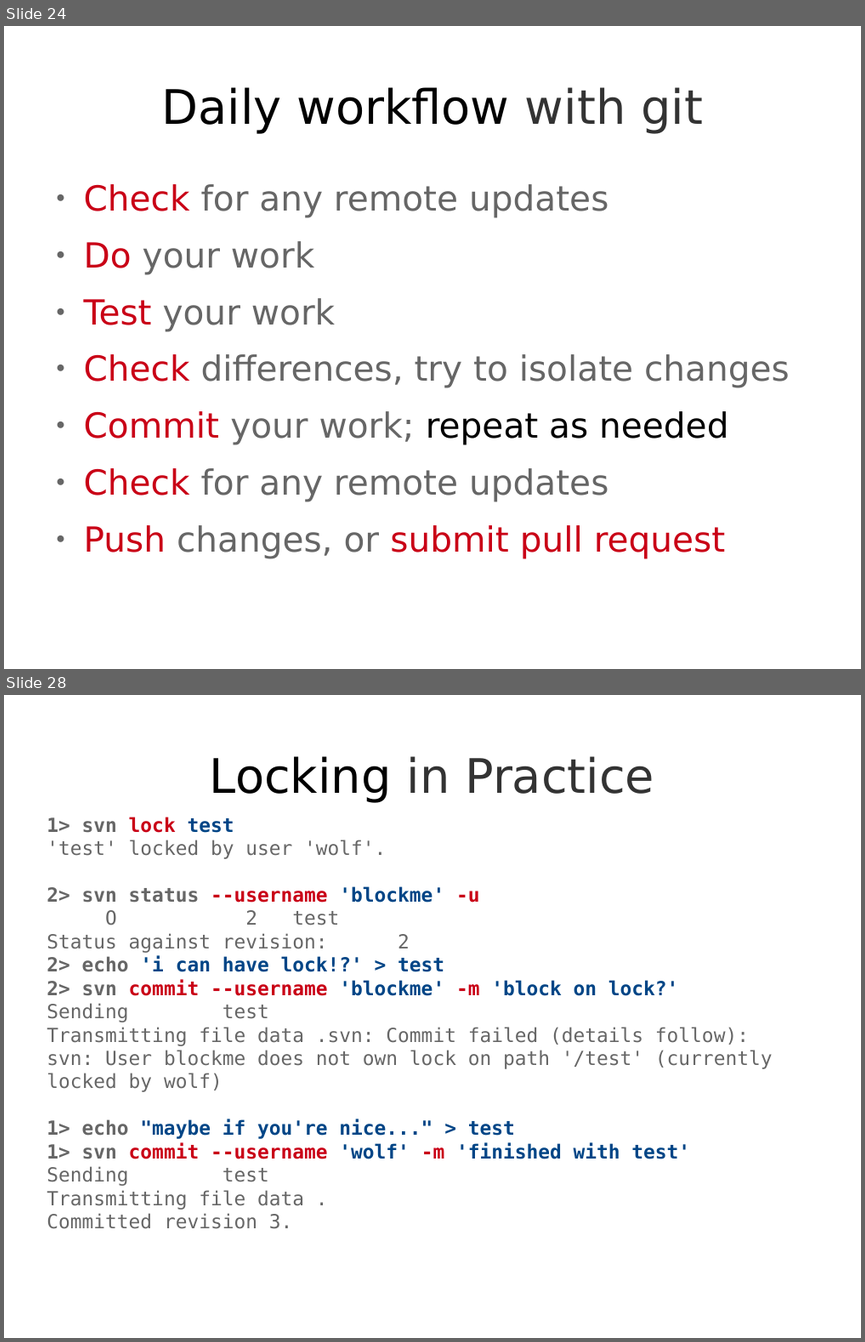
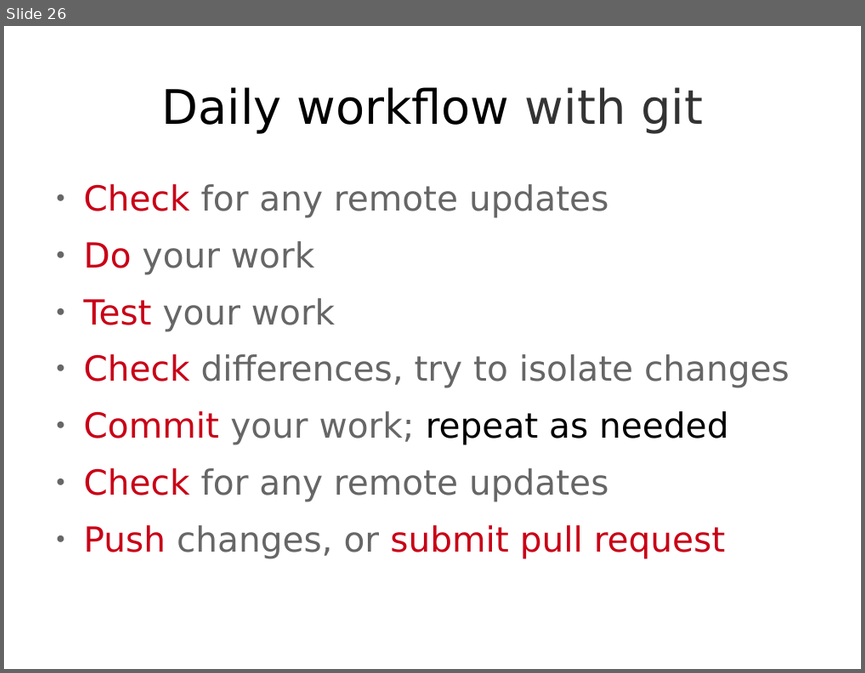
Before and after one commit to theonewolf/15-441-Recitation-Sessions, a slide deck: recitation2/src/recitation2.odp. Shown one above the other, each under a label of ours: slides 24 and 28 before the commit, slide 26 after it; the slides between them are not shown. The pictures are 865x1342 and 865x673 pixels, drawn with LibreOffice and Linux fonts; fonts in the diff are those of the drawing. Boxes give left, top, right and bottom in pixels: in the first picture for what was removed or moved away, otherwise in the second. Text is boxed around its words. In the diff, an @@ line names an element or a change of style, - is before the commit and + after.

```diff
--- a/recitation2/src/recitation2.odp
+++ b/recitation2/src/recitation2.odp
@@ slide 28 removed at box(4, 695, 861, 1338), background #FFFFFF @@
@@ title removed at box(210, 756, 654, 803) @@
-Locking in Practice
@@ subtitle removed at box(46, 817, 772, 1229) @@
-1> svn lock test
-'test' locked by user 'wolf'.
-2> svn status --username 'blockme' -u
-O 2 test
-Status against revision: 2
-2> echo 'i can have lock!?' > test
-2> svn commit --username 'blockme' -m 'block on lock?'
-Sending test
-Transmitting file data .svn: Commit failed (details follow):
-svn: User blockme does not own lock on path '/test' (currently locked by wolf)
-1> echo "maybe if you're nice..." > test
-1> svn commit --username 'wolf' -m 'finished with test'
-Sending test
-Transmitting file data .
-Committed revision 3.
@@ what was slide 24 is now slide 26 @@
```
Also in this commit, not shown: 6 slides changed, 10 slides added, 8 other slides removed, 4 other files.
